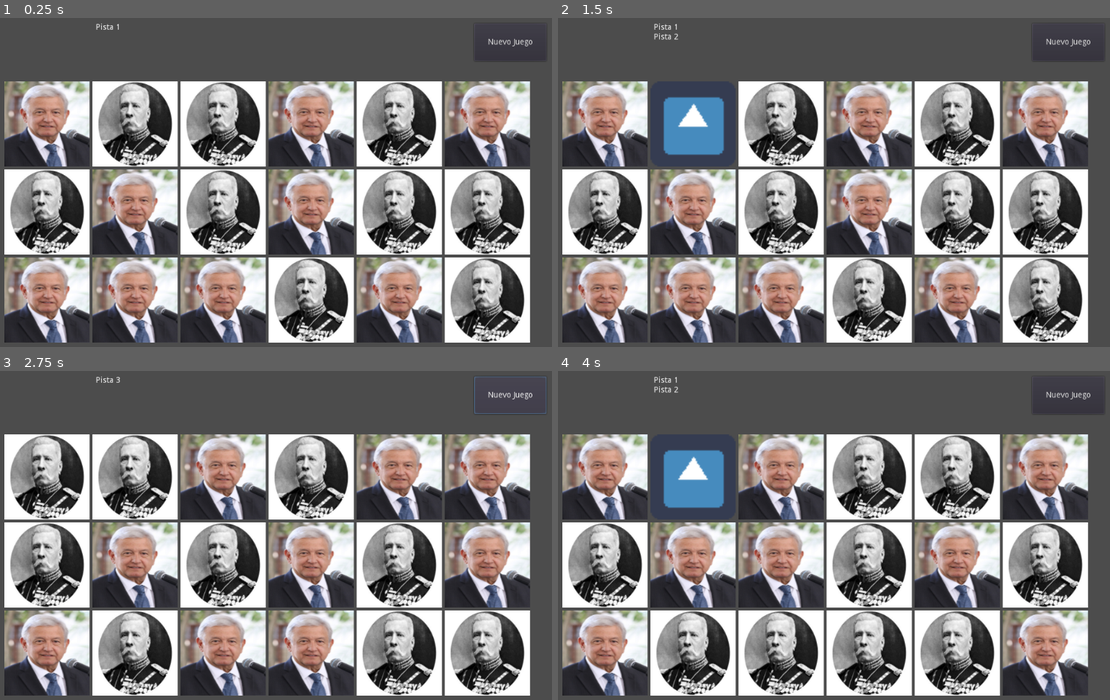
Above: before the commit, frames 1-4 (two rows, left to right).
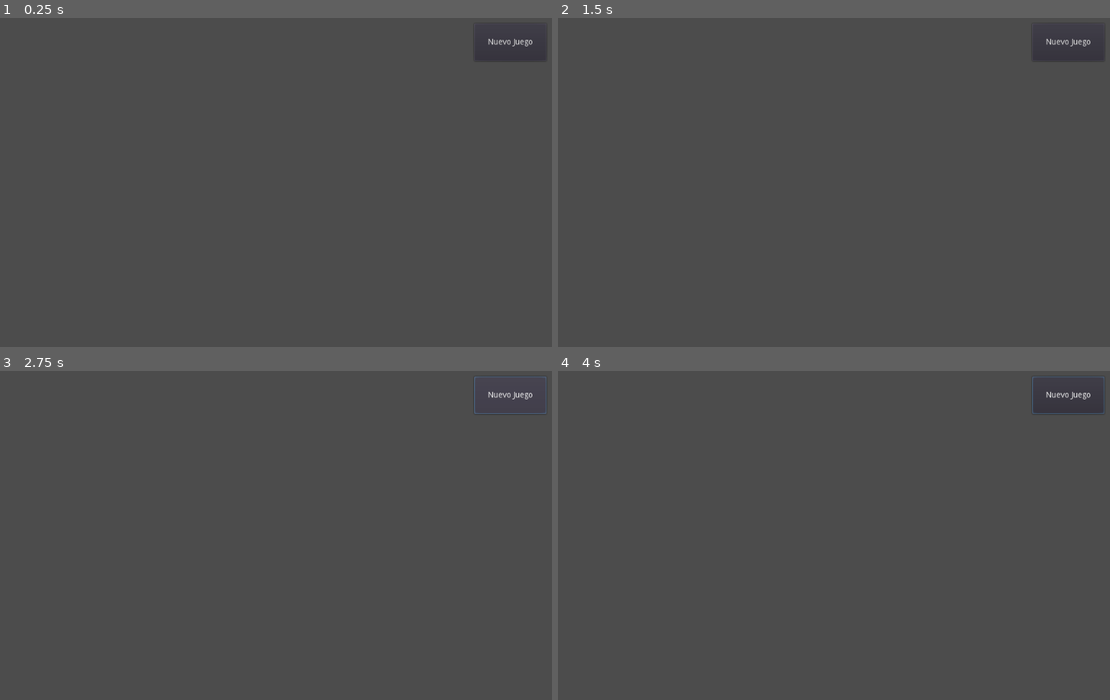
Above: after the commit, the same moments.

Repository: BryanWi/AdivinaQuien
Game: Godot game, scene res://game/Game.tscn
Same seed, same stepped clock (60 frames per second), same inputs: the game is played once before the commit and once after it. The engine's default icon, where the game draws it, is replaced by a stand-in: a white triangle on a blue panel in a dark square.
Inputs (mouse positions are in pixels of both pictures, inside the frame that each line leads up to):
- Up to frame 1 (0.25 s): no input
- Up to frame 2 (1.5 s): click (602, 123) at 0.52 s; click (690, 123) at 1.27 s
- Up to frame 3 (2.75 s): click "Nuevo Juego" at 2 s
- Up to frame 4 (4 s): click "Nuevo Juego" at 2.75 s; click (690, 476) at 3.52 s

The runs differ from the first frame. In frame 1, 68% of the frame differs, in the area x 0-97%, y 1-99%; in frame 2, 66%; in frame 3, 68%; in frame 4, 66%.
Error after the commit: Invalid get index 'Null' (on base: 'Dictionary'). (res://game/Game.gd:93)

Commit message:
JSON como array

Diff:
--- a/game/Game.gd
+++ b/game/Game.gd
@@ -12,40 +12,57 @@
 
 var TARJETAS_TABLERO = 18
 
-var doc: Dictionary = {
-	"Porfirio Díaz" : {
-		"nombre" : "Porfirio Díaz",
-		"image" : "diaz_porfirio_2.jpg",
-		"pistas" : ["Pista 1", "Pista 2", "Pista 3"]
-		},
-	"AMLO" : {
-		"nombre" : "Andrés Manuel López Obrador",
-		"image" : "AMLO.jpg",
-		"pistas" : ["Pista 1", "Pista 2", "Pista 3"]
-	}
-}
+#var doc: Dictionary = {
+#	"Porfirio Díaz" : {
+#		"nombre" : "Porfirio Díaz",
+#		"image" : "diaz_porfirio_2.jpg",
+#		"pistas" : ["Pista 1", "Pista 2", "Pista 3"]
+#		},
+#	"AMLO" : {
+#		"nombre" : "Andrés Manuel López Obrador",
+#		"image" : "AMLO.jpg",
+#		"pistas" : ["Pista 1", "Pista 2", "Pista 3"]
+#	}
+#}
 
+#var doc: Dictionary = read_json_file("res://game/assets/archivo_info.json")
 
+var arch: Array = read_json_file("res://game/assets/archivo_info.json")
+var doc : Dictionary
 
 # Called when the node enters the scene tree for the first time.
 func _ready():
-	for i in range(16):
-		if i%2 == 0:
-			doc["PD" + str(i)]={
-			"nombre" : "Porfirio Díaz",
-			"image" : "diaz_porfirio_2.jpg",
-			"pistas" : ["Pista 1", "Pista 2", "Pista 3"]
-			}
-		else:
+	for i in arch.size():
+		doc[arch[i].nombre] = arch[i]
 
-			doc["AMLO" + str(i)]={
-			"nombre" : "Andrés Manuel López Obrador",
-			"image" : "AMLO.jpg",
-			"pistas" : ["Pista 1", "Pista 2", "Pista 3"]
-			}
+	print(doc)
 
-
-
+#	doc = arch[0]
+#	print("Aqui despues")
+#	print(doc)
+#	print(doc.nombre)
+#	doc = arch[1]
+#	print(doc.nombre)
+#	print(doc.image)
+#	print(doc.pistas[1])
+#	print(arch[0].pistas[0])
+#	for i in range(16):
+#		if i%2 == 0:
+#			doc["PD" + str(i)]={
+#			"nombre" : "Porfirio Díaz",
+#			"image" : "diaz_porfirio_2.jpg",
+#			"pistas" : ["Pista 1", "Pista 2", "Pista 3"]
+#			}
+#		else:
+#
+#			doc["AMLO" + str(i)]={
+#			"nombre" : "Andrés Manuel López Obrador",
+#			"image" : "AMLO.jpg",
+#			"pistas" : ["Pista 1", "Pista 2", "Pista 3"]
+#			}
+#
+#
+#
 	new_game()
 
 
@@ -103,3 +120,12 @@
 
 func _on_NuevoJuego_button_down():
 	new_game()
+
+
+func read_json_file(filename):
+	var file = File.new()
+	file.open(filename, File.READ)
+	var text = file.get_as_text()
+	var json_data = parse_json(text)
+	file.close()
+	return json_data
--- /dev/null
+++ b/game/assets/archivo_info.json
@@ -0,0 +1,12 @@
+[
+	{
+		"nombre": "Porfirio Díaz",
+		"image": "diaz_porfirio_2.jpg",
+		"pistas": ["Mandó durante el porfiriato", "Pista 2", "Pista 3"]
+	},
+	{
+		"nombre": "Andrés Manuel López Obrador",
+		"image": "AMLO.jpg",
+		"pistas": ["Mandó durante el periodo 2018-2024", "Pista 2", "Pista 3"]
+	}
+]
